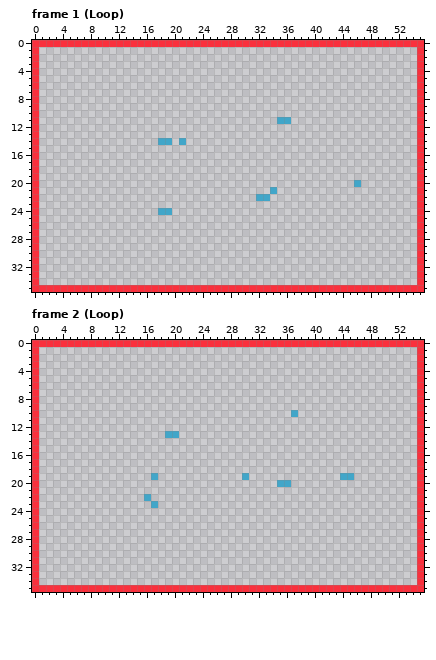
Pixel-art file: graphics_work_files/tile art/water_ripple_2a.aseprite. Above: the version before the commit.
56x36 pixels, 8 frames. Shown: frame 1 (Loop), frame 2 (Loop). The commit also changed other frames, which this record leaves out.
After the commit:
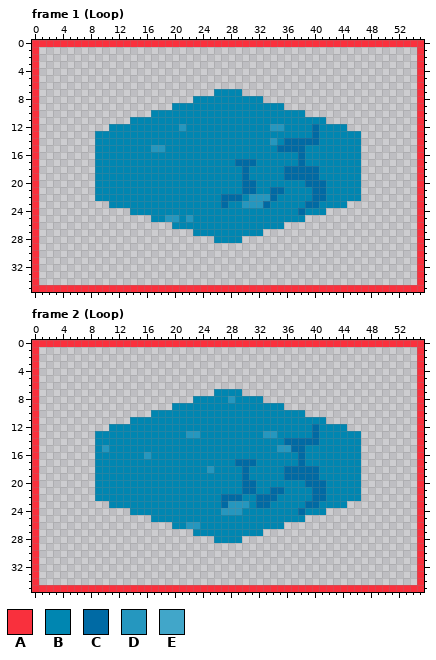
Palette (. is transparent): A #f9303d  B #0086b1  C #006aa4  D #2597bf  E #41a6c9
Commit message: Some additional water-ripple experimentation.
The edit:
layer "Layer 2" now shown
Frame 1 (Loop), layers "Sprite Sheet", "Layer 2":
y 7: x 26..29 .... -> BBBB
y 8: x 23..32 .......... -> BBBBBBBBBB
y 9: x 20..35 ................ -> BBBBBBBBBBBBBBBB
y 10: x 17..38 ...................... -> BBBBBBBBBBBBBBBBBBBBBB
y 11: x 14..41 .....................EE..... -> BBBBBBBBBBBBBBBBBBBBBBBBBBBB
y 12: x 11..44 .................................. -> BBBBBBBBBBDBBBBBBBBBBBBDDBBBBCBBBB
y 13: x 9..46 ...................................... -> BBBBBBBBBBBBBBBBBBBBBBBBBBBBBBBCBBBBBB
y 14: x 9..46 .........EE.E......................... -> BBBBBBBBBBBBBBBBBBBBBBBBBDBCCCCCBBBBBB
y 15: x 9..46 ...................................... -> BBBBBBBBDDBBBBBBBBBBBBBBBBCCCCBBBBBBBB
y 16: x 9..46 ...................................... -> BBBBBBBBBBBBBBBBBBBBBBBBBBBBBCBBBBBBBB
y 17: x 9..46 ...................................... -> BBBBBBBBBBBBBBBBBBBBCCCBBBBBBCBBBBBBBB
y 18..19: x 9..46 ...................................... -> BBBBBBBBBBBBBBBBBBBBBCBBBBBCCCCCBBBBBB
y 20: x 9..46 .....................................E -> BBBBBBBBBBBBBBBBBBBBBCCBBBBBBBCCCBBBBB
y 21: x 9..46 .........................E............ -> BBBBBBBBBBBBBBBBBBBBBCCBBCCBBBBCCBBBBB
y 22: x 9..46 .......................EE............. -> BBBBBBBBBBBBBBBBBBCCCBDDDCBBBBBCCBBBBB
y 23: x 11..44 .................................. -> BBBBBBBBBBBBBBBBCBBDDDCBBBBBCCBBBB
y 24: x 14..41 ....EE...................... -> BBBBBBBBBBBBBBBBBBBBBBBBCBBB
y 25: x 17..38 ...................... -> BBDDBDBBBBBBBBBBBBBBBB
y 26: x 20..35 ................ -> BBBBBBBBBBBBBBBB
y 27: x 23..32 .......... -> BBBBBBBBBB
y 28: x 26..29 .... -> BBBB
Frame 2 (Loop), layers "Sprite Sheet", "Layer 2":
y 7: x 26..29 .... -> BBBB
y 8: x 23..32 .......... -> BBBBBDBBBB
y 9: x 20..35 ................ -> BBBBBBBBBBBBBBBB
y 10: x 17..38 ....................E. -> BBBBBBBBBBBBBBBBBBBBBB
y 11: x 14..41 ............................ -> BBBBBBBBBBBBBBBBBBBBBBBBBBBB
y 12: x 11..44 .................................. -> BBBBBBBBBBBBBBBBBBBBBBBBBBBBBCBBBB
y 13: x 9..46 ..........EE.......................... -> BBBBBBBBBBBBBDDBBBBBBBBBDDBBBBBCBBBBBB
y 14: x 9..46 ...................................... -> BBBBBBBBBBBBBBBBBBBBBBBBBBBCCCCCBBBBBB
y 15: x 9..46 ...................................... -> BDBBBBBBBBBBBBBBBBBBBBBBBBDDCCBBBBBBBB
y 16: x 9..46 ...................................... -> BBBBBBBDBBBBBBBBBBBBBBBBBBBBBCBBBBBBBB
y 17: x 9..46 ...................................... -> BBBBBBBBBBBBBBBBBBBBCCCBBBBBBCBBBBBBBB
y 18: x 9..46 ...................................... -> BBBBBBBBBBBBBBBBDBBBBCBBBBBCCCCCBBBBBB
y 19: x 9..46 ........E............E.............EE. -> BBBBBBBBBBBBBBBBBBBBBCBBBBBCCCCCBBBBBB
y 20: x 9..46 ..........................EE.......... -> BBBBBBBBBBBBBBBBBBBBBCCBBBBBBBCCCBBBBB
y 21: x 9..46 ...................................... -> BBBBBBBBBBBBBBBBBBBBBCCBBCCBBBBCCBBBBB
y 22: x 9..46 .......E.............................. -> BBBBBBBBBBBBBBBBBBCCCBBCCCBBBBBCCBBBBB
y 23: x 11..44 ......E........................... -> BBBBBBBBBBBBBBBBCDDDBCCBBBBBCCBBBB
y 24: x 14..41 ............................ -> BBBBBBBBBBBBBDDDBBBBBBBBCBBB
y 25: x 17..38 ...................... -> BBBBBBBBBBBBBBBBBBBBBB
y 26: x 20..35 ................ -> BBDDBBBBBBBBBBBB
y 27: x 23..32 .......... -> BBBBBBBBBB
y 28: x 26..29 .... -> BBBB
Changed places in both pictures, as pixel boxes (x1, y1, x2, y2):
changed: (95, 89, 361, 243)
changed: (95, 389, 361, 543)
